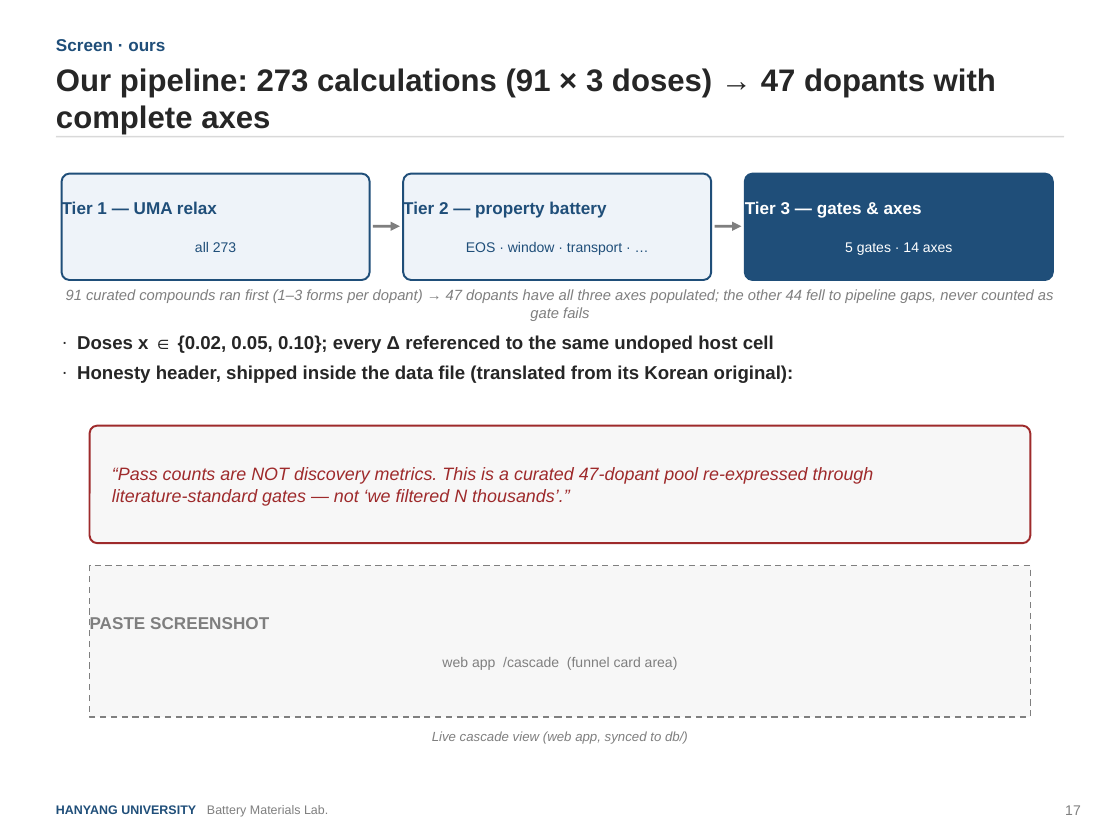
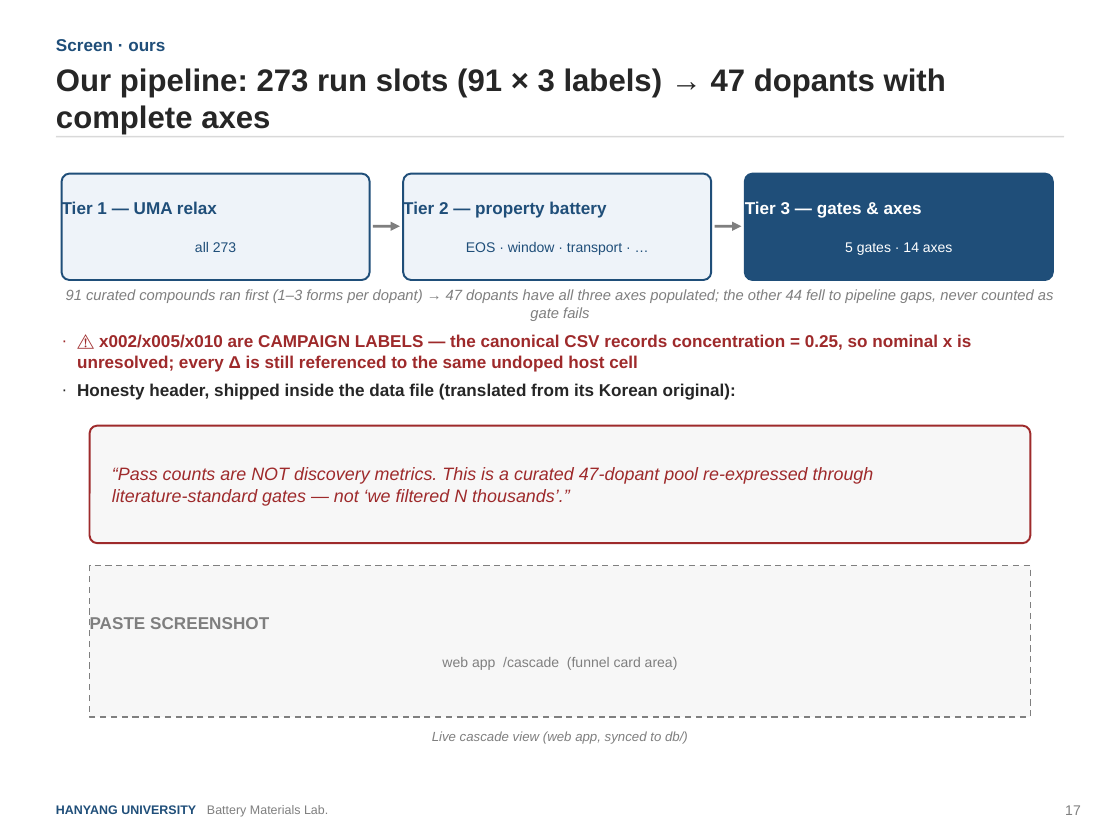
Before and after one commit to yonghoon7153-source/Yonghoon-DEM-DFT, a slide deck: slide 17 of kb/seminars/Research_Seminar_2026_08_v3.pptx. Drawn at 1120x840 pixels with LibreOffice and Linux fonts; fonts in the diff are those of the drawing. Boxes give left, top, right and bottom in pixels: in the first picture for what was removed or moved away, otherwise in the second. Text is boxed around its words. In the diff, an @@ line names an element or a change of style, - is before the commit and + after.

```diff
--- a/kb/seminars/Research_Seminar_2026_08_v3.pptx
+++ b/kb/seminars/Research_Seminar_2026_08_v3.pptx
@@ text at (56,68,946,134): text changed @@
-Our pipeline: 273 calculations (91 × 3 doses) → 47 dopants with complete axes
+Our pipeline: 273 run slots (91 × 3 labels) → 47 dopants with complete axes
@@ text at (77,334,971,372): text changed; size 12 to 11 pt; text colour #262626 to #9E2A2B @@
-· Doses x ∈ {0.02, 0.05, 0.10}; every Δ referenced to the same undoped host cell
+· ⚠ x002/x005/x010 are CAMPAIGN LABELS — the canonical CSV records concentration = 0.25, so nominal x is unresolved; every Δ is still referenced to the same undoped host cell
@@ text at (77,383,736,400): size 12 to 11 pt in "Honesty header, shipped inside the data file ..." @@
```
Also in this commit, not shown: 25 other slides changed, 2 slides added, 21 other files.
